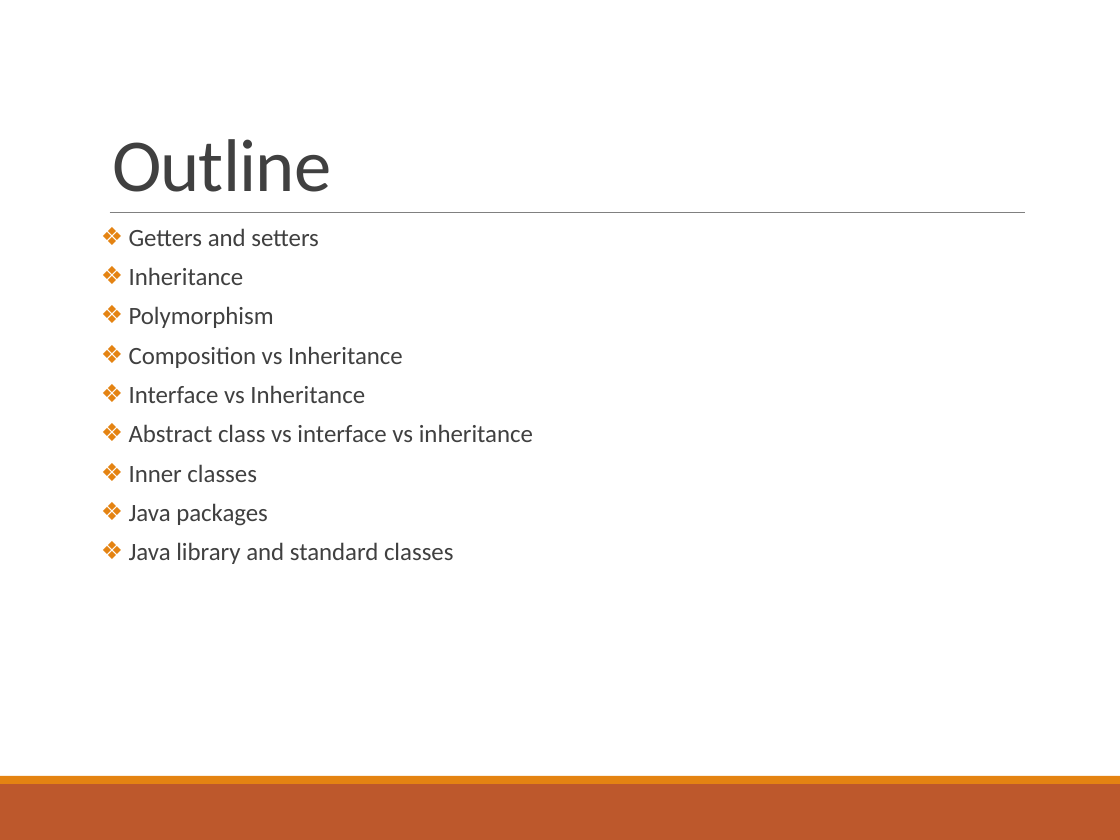
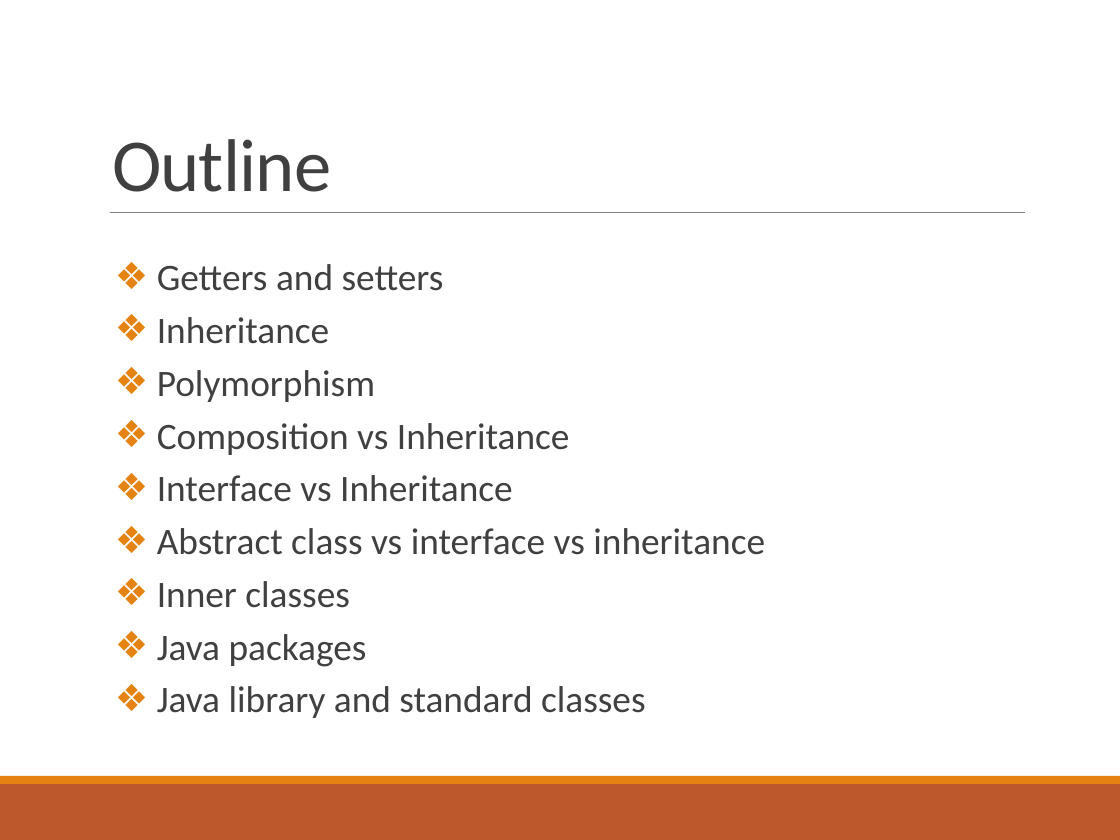
Before and after one commit to deeperj/dillinger, a slide deck: slide 2 of thesis/ukapp2/wqu_isc/sofware_design/Lesson 4 - Java.pptx. Drawn at 1120x840 pixels with LibreOffice and Linux fonts; fonts in the diff are those of the drawing. Boxes give left, top, right and bottom in pixels: in the first picture for what was removed or moved away, otherwise in the second. Text is boxed around its words. In the diff, an @@ line names an element or a change of style, - is before the commit and + after.

Commit message:
java09

```diff
--- a/thesis/ukapp2/wqu_isc/sofware_design/Lesson 4 - Java.pptx
+++ b/thesis/ukapp2/wqu_isc/sofware_design/Lesson 4 - Java.pptx
@@ text "Getters and setters" moved from (x1=129, y1=228, x2=533, y2=564) to (x1=157, y1=264, x2=765, y2=718) @@
@@ text "Getters and setters" at (x1=157, y1=264, x2=765, y2=718): size 16 to 24 pt @@
```
Also in this commit, not shown: 3 other slides changed, 1 slide added, 2 other files.
